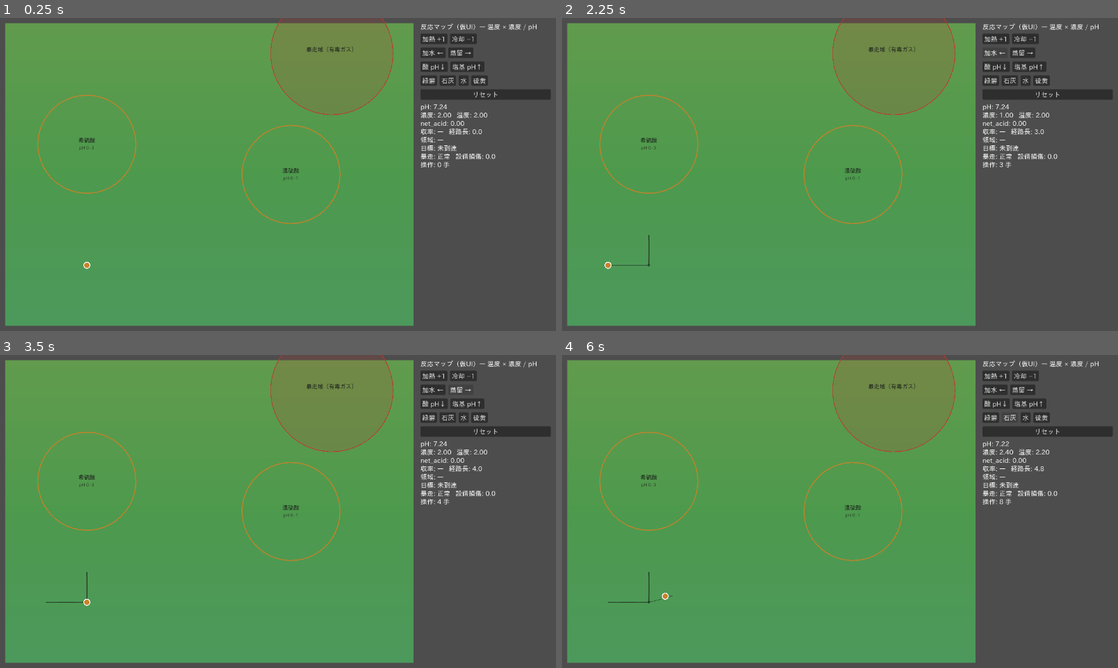
Above: before the commit, frames 1-4 (two rows, left to right).
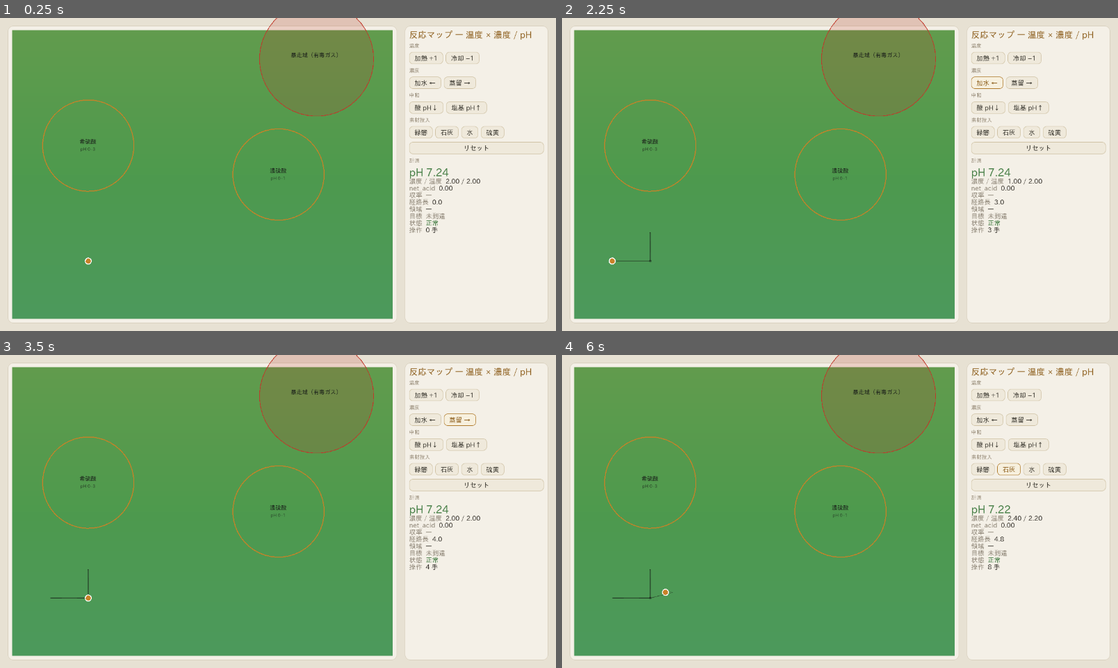
Above: after the commit, the same moments.

Repository: k-ken-ponko2/Field-And-Flask
Game: Godot game, scene res://presentation/reaction/reaction_lab.tscn
Two runs of this game, one before a commit and one after it. Both use one fixed random seed, a clock stepped at 60 frames per second and the inputs below. This scene is started directly instead of the project's main scene.
Inputs:
- Up to frame 1 (0.25 s): no input
- Up to frame 2 (2.25 s): click "加熱 +1" at 0.5 s; click "冷却 −1" at 1.25 s; click "加水 ←" at 2 s
- Up to frame 3 (3.5 s): click "蒸留 →" at 2.75 s
- Up to frame 4 (6 s): click "酸 pH↓" at 3.5 s; click "塩基 pH↑" at 4.25 s; click "緑礬" at 5 s; click "石灰" at 5.75 s

The runs differ from the first frame. In frame 1, 38% of the frame differs, in the area x 0-100%, y 0-100%; in frame 2, 38%; in frame 3, 38%; in frame 4, 38%.

Commit message:
Polish UI: theme styling, framed reaction lab, calmer background
見た目の最低限整備（モチベーション優先）。

- default_theme.tres: 温かみのある工房パレットで Button/Panel の StyleBoxFlat を
  整備（角丸・余白・ホバー時のブラス色枠・フォーカス枠）。プロジェクト全体のUIに効く
- reaction_lab.gd: 反応マップとコンソールを PanelContainer で額装、MarginContainer で
  外余白、操作をセクション見出し(温度/濃度/中和/素材投入/計測)で整理。
  計測を RichTextLabel 化し pH/収率/状態を色付き・pH は大きめ表示
- project.godot: 既定クリア色を落ち着いた生成り色に

Godot 4.7 headless でシーン生成・core テスト(84)を確認（描画は要目視）。

Co-Authored-By: Claude Opus 4.8 <noreply@anthropic.com>
Claude-Session: https://claude.ai/code/session_01XbQMCnXqi7vJyKmNscAMyr

Diff:
--- a/presentation/reaction/reaction_lab.gd
+++ b/presentation/reaction/reaction_lab.gd
@@ -4,8 +4,7 @@
 ## Godot 上で反応マップを「触れる」プロトタイプにする。ロジックは core 側。
 ##
 ## 実行:
-##   godot --path . （このシーンを開いて実行）
-##   もしくは res://presentation/reaction/reaction_lab.tscn をメインにして起動。
+##   res://presentation/reaction/reaction_lab.tscn を開いて実行（F6）。
 class_name ReactionLab
 extends Control
 
@@ -15,7 +14,7 @@
 var materials: Dictionary = {}
 var sim: ReactionSim
 var view: ReactionMapView
-var readout: Label
+var readout: RichTextLabel
 var _trace: PackedVector2Array = PackedVector2Array()
 
 func _ready() -> void:
@@ -35,42 +34,57 @@
 
 func _build_ui() -> void:
 	set_anchors_preset(Control.PRESET_FULL_RECT)
+	var outer := MarginContainer.new()
+	outer.set_anchors_preset(Control.PRESET_FULL_RECT)
+	for m in ["margin_left", "margin_right", "margin_top", "margin_bottom"]:
+		outer.add_theme_constant_override(m, 18)
+	add_child(outer)
+
 	var root := HBoxContainer.new()
-	root.set_anchors_preset(Control.PRESET_FULL_RECT)
-	root.offset_left = 12
-	root.offset_top = 12
-	root.offset_right = -12
-	root.offset_bottom = -12
-	root.add_theme_constant_override("separation", 16)
-	add_child(root)
+	root.add_theme_constant_override("separation", 18)
+	outer.add_child(root)
 
+	# 左：反応マップをカード（PanelContainer）で額装。
+	var mapcard := PanelContainer.new()
+	mapcard.size_flags_horizontal = Control.SIZE_EXPAND_FILL
+	mapcard.size_flags_vertical = Control.SIZE_EXPAND_FILL
+	root.add_child(mapcard)
 	view = ReactionMapView.new()
-	view.custom_minimum_size = Vector2(420, 420)
+	view.custom_minimum_size = Vector2(440, 440)
 	view.size_flags_horizontal = Control.SIZE_EXPAND_FILL
 	view.size_flags_vertical = Control.SIZE_EXPAND_FILL
-	root.add_child(view)
+	mapcard.add_child(view)
 
+	# 右：操作コンソールのカード。
+	var concard := PanelContainer.new()
+	concard.custom_minimum_size = Vector2(330, 0)
+	root.add_child(concard)
 	var panel := VBoxContainer.new()
-	panel.custom_minimum_size = Vector2(300, 0)
 	panel.add_theme_constant_override("separation", 8)
-	root.add_child(panel)
+	concard.add_child(panel)
 
 	var title := Label.new()
-	title.text = "反応マップ（仮UI）— 温度 × 濃度 / pH"
+	title.text = "反応マップ — 温度 × 濃度 / pH"
+	title.add_theme_font_size_override("font_size", 20)
+	title.add_theme_color_override("font_color", Color(0.541, 0.353, 0.086))
 	panel.add_child(title)
 
+	panel.add_child(_section("温度"))
 	panel.add_child(_row([
 		_btn("加熱 +1", func(): sim.heat(1.0)),
 		_btn("冷却 −1", func(): sim.heat(-1.0)),
 	]))
+	panel.add_child(_section("濃度"))
 	panel.add_child(_row([
 		_btn("加水 ←", func(): sim.add_water(1.0)),
 		_btn("蒸留 →", func(): sim.distill(1.0)),
 	]))
+	panel.add_child(_section("中和"))
 	panel.add_child(_row([
 		_btn("酸 pH↓", func(): sim.add_acid(0.5)),
 		_btn("塩基 pH↑", func(): sim.add_base(0.5)),
 	]))
+	panel.add_child(_section("素材投入"))
 	panel.add_child(_row([
 		_btn("緑礬", func(): sim.add_material(materials[&"vitriol"])),
 		_btn("石灰", func(): sim.add_material(materials[&"lime"])),
@@ -82,8 +96,19 @@
 	reset.pressed.connect(_new_batch)
 	panel.add_child(reset)
 
-	readout = Label.new()
+	panel.add_child(_section("計測"))
+	readout = RichTextLabel.new()
+	readout.bbcode_enabled = true
+	readout.fit_content = true
+	readout.scroll_active = false
 	panel.add_child(readout)
+
+func _section(text: String) -> Label:
+	var l := Label.new()
+	l.text = text
+	l.add_theme_font_size_override("font_size", 12)
+	l.add_theme_color_override("font_color", Color(0.55, 0.5, 0.42))
+	return l
 
 func _row(buttons: Array) -> HBoxContainer:
 	var row := HBoxContainer.new()
@@ -109,17 +134,43 @@
 	var p := sim.ph()
 	var tgt := sim.reached_target()
 	var reg := sim.current_region()
-	var status := "正常"
+
+	var yield_txt := "—"
+	if tgt != null:
+		yield_txt = "%d%%" % int(round(sim.yield_ratio() * 100.0))
+	elif sim.batch_lost:
+		yield_txt = "0%"
+	var status_txt := "正常"
+	var status_hex := "3f7a3f"
 	if sim.batch_lost:
-		status = "バッチ全損"
-	var lines := [
-		"pH: %.2f" % p,
-		"濃度: %.2f   温度: %.2f" % [sim.position.x, sim.position.y],
-		"net_acid: %.2f" % sim.net_acid,
-		"収率: %s   経路長: %.1f" % ["%d%%" % int(round(sim.yield_ratio() * 100.0)) if tgt != null else "—", sim.path_length],
-		"領域: %s" % (reg.label if reg != null else "—"),
-		"目標: %s" % (tgt.label + " 到達" if tgt != null else "未到達"),
-		"暴走: %s   設備損傷: %.1f" % [status, sim.equipment_damage],
-		"操作: %d 手" % sim.operations.size(),
-	]
+		status_txt = "バッチ全損"
+		status_hex = "c0392b"
+
+	var lines := PackedStringArray()
+	lines.append("[font_size=24][b][color=#%s]pH %.2f[/color][/b][/font_size]" % [_ph_hex(p), p])
+	lines.append(_kv("濃度 / 温度", "%.2f / %.2f" % [sim.position.x, sim.position.y]))
+	lines.append(_kv("net_acid", "%.2f" % sim.net_acid))
+	lines.append(_kvc("収率", yield_txt, "3f7a3f" if tgt != null else "8a8172"))
+	lines.append(_kv("経路長", "%.1f" % sim.path_length))
+	lines.append(_kv("領域", reg.label if reg != null else "—"))
+	lines.append(_kvc("目標", (tgt.label + " 到達") if tgt != null else "未到達", "3f7a3f" if tgt != null else "8a8172"))
+	lines.append(_kvc("状態", status_txt, status_hex))
+	lines.append(_kv("操作", "%d 手" % sim.operations.size()))
 	readout.text = "\n".join(lines)
+
+func _kv(label: String, value: String) -> String:
+	return _kvc(label, value, "2a2620")
+
+func _kvc(label: String, value: String, vhex: String) -> String:
+	return "[color=#8a8172]%s[/color]  [color=#%s]%s[/color]" % [label, vhex, value]
+
+func _ph_hex(p: float) -> String:
+	if p < 4.0:
+		return "c0392b"
+	elif p < 6.5:
+		return "b8791f"
+	elif p <= 7.5:
+		return "3f7a3f"
+	elif p < 9.5:
+		return "2f7ab0"
+	return "3a5fb0"
--- a/presentation/theme/default_theme.tres
+++ b/presentation/theme/default_theme.tres
@@ -1,7 +1,95 @@
-[gd_resource type="Theme" load_steps=2 format=3]
+[gd_resource type="Theme" load_steps=7 format=3]
 
 [ext_resource type="FontFile" path="res://assets/fonts/ipaexg.ttf" id="1"]
+
+[sub_resource type="StyleBoxFlat" id="btn_normal"]
+bg_color = Color(0.937, 0.914, 0.859, 1)
+border_width_left = 1
+border_width_top = 1
+border_width_right = 1
+border_width_bottom = 1
+border_color = Color(0.804, 0.749, 0.624, 1)
+corner_radius_top_left = 8
+corner_radius_top_right = 8
+corner_radius_bottom_right = 8
+corner_radius_bottom_left = 8
+content_margin_left = 12.0
+content_margin_top = 6.0
+content_margin_right = 12.0
+content_margin_bottom = 6.0
+
+[sub_resource type="StyleBoxFlat" id="btn_hover"]
+bg_color = Color(0.968, 0.941, 0.871, 1)
+border_width_left = 1
+border_width_top = 1
+border_width_right = 1
+border_width_bottom = 1
+border_color = Color(0.659, 0.431, 0.094, 1)
+corner_radius_top_left = 8
+corner_radius_top_right = 8
+corner_radius_bottom_right = 8
+corner_radius_bottom_left = 8
+content_margin_left = 12.0
+content_margin_top = 6.0
+content_margin_right = 12.0
+content_margin_bottom = 6.0
+
+[sub_resource type="StyleBoxFlat" id="btn_pressed"]
+bg_color = Color(0.89, 0.843, 0.737, 1)
+border_width_left = 1
+border_width_top = 1
+border_width_right = 1
+border_width_bottom = 1
+border_color = Color(0.659, 0.431, 0.094, 1)
+corner_radius_top_left = 8
+corner_radius_top_right = 8
+corner_radius_bottom_right = 8
+corner_radius_bottom_left = 8
+content_margin_left = 12.0
+content_margin_top = 6.0
+content_margin_right = 12.0
+content_margin_bottom = 6.0
+
+[sub_resource type="StyleBoxFlat" id="btn_focus"]
+draw_center = false
+border_width_left = 2
+border_width_top = 2
+border_width_right = 2
+border_width_bottom = 2
+border_color = Color(0.659, 0.431, 0.094, 0.9)
+corner_radius_top_left = 8
+corner_radius_top_right = 8
+corner_radius_bottom_right = 8
+corner_radius_bottom_left = 8
+
+[sub_resource type="StyleBoxFlat" id="panel"]
+bg_color = Color(0.957, 0.941, 0.906, 1)
+border_width_left = 1
+border_width_top = 1
+border_width_right = 1
+border_width_bottom = 1
+border_color = Color(0.847, 0.816, 0.745, 1)
+corner_radius_top_left = 12
+corner_radius_top_right = 12
+corner_radius_bottom_right = 12
+corner_radius_bottom_left = 12
+content_margin_left = 10.0
+content_margin_top = 10.0
+content_margin_right = 10.0
+content_margin_bottom = 10.0
 
 [resource]
 default_font = ExtResource("1")
 default_font_size = 15
+Button/colors/font_color = Color(0.2, 0.19, 0.16, 1)
+Button/colors/font_hover_color = Color(0.541, 0.353, 0.086, 1)
+Button/colors/font_pressed_color = Color(0.2, 0.19, 0.16, 1)
+Button/colors/font_focus_color = Color(0.2, 0.19, 0.16, 1)
+Button/font_sizes/font_size = 15
+Button/styles/normal = SubResource("btn_normal")
+Button/styles/hover = SubResource("btn_hover")
+Button/styles/pressed = SubResource("btn_pressed")
+Button/styles/focus = SubResource("btn_focus")
+Panel/styles/panel = SubResource("panel")
+PanelContainer/styles/panel = SubResource("panel")
+Label/colors/font_color = Color(0.2, 0.19, 0.16, 1)
--- a/project.godot
+++ b/project.godot
@@ -26,6 +26,7 @@
 
 [input]
 
+
 move_left={
 "deadzone": 0.5,
 "events": [Object(InputEventKey,"resource_local_to_scene":false,"resource_name":"","device":16,"window_id":0,"alt_press …(190 unchanged characters)…
@@ -50,3 +51,7 @@
 , Object(InputEventKey,"resource_local_to_scene":false,"resource_name":"","device":16,"window_id":0,"alt_pressed":false …(186 unchanged characters)…
 ]
 }
+
+[rendering]
+
+environment/defaults/default_clear_color=Color(0.905, 0.882, 0.827, 1)
